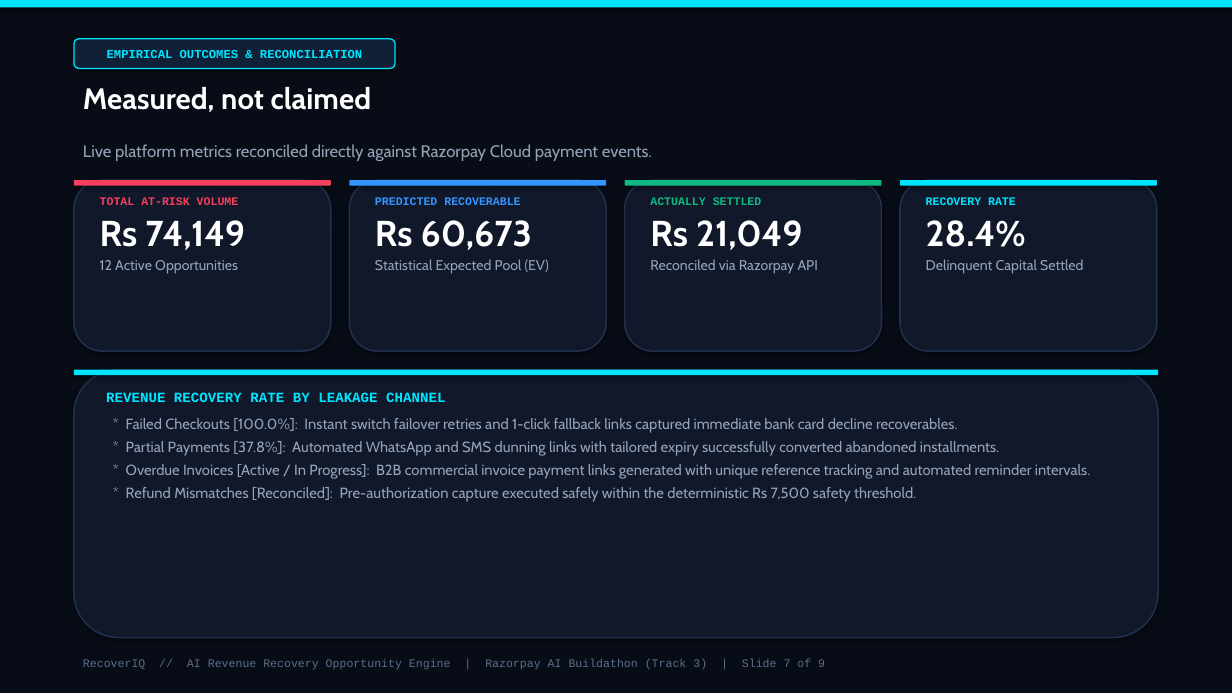
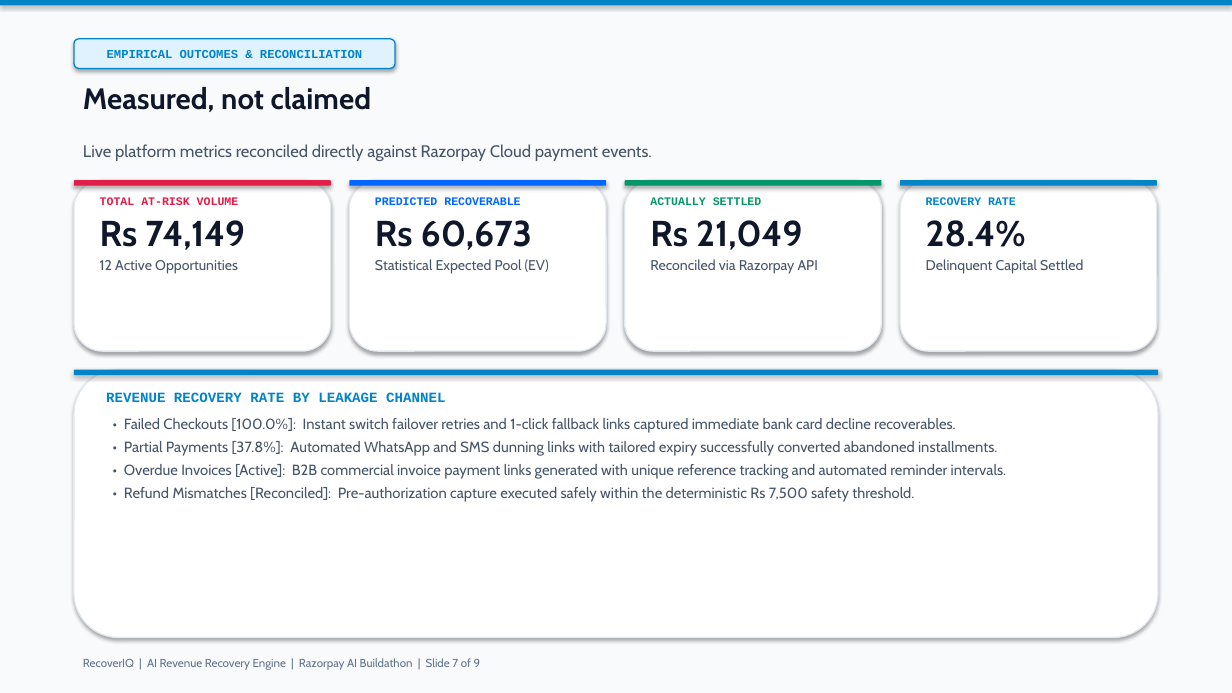
Before and after one commit to Yaswanthraju-Rallabandi/RecoverIQ-Intelligent-Revenue-Recovery-Platform, a slide deck: slide 7 of RecoverIQ_Razorpay_AI_Buildathon.pptx. Drawn at 1232x693 pixels with LibreOffice and Linux fonts; fonts in the diff are those of the drawing. Boxes give left, top, right and bottom in pixels: in the first picture for what was removed or moved away, otherwise in the second. Text is boxed around its words. In the diff, an @@ line names an element or a change of style, - is before the commit and + after.

Commit message:
style: convert presentation deck to professional corporate light theme

```diff
--- a/RecoverIQ_Razorpay_AI_Buildathon.pptx
+++ b/RecoverIQ_Razorpay_AI_Buildathon.pptx
@@ rectangle at (x1=0, y1=0, x2=1232, y2=693): fill #080C16 to #F8FAFC @@
@@ fill #00E5FF to #0284C7 in 3 elements at (x1=900, y1=180, x2=1157, y2=186), (x1=74, y1=370, x2=1158, y2=375), (x1=0, y1=0, x2=1232, y2=6) @@
@@ rounded rectangle "EMPIRICAL OUTCOMES & RECONCILIATION" at (x1=74, y1=39, x2=396, y2=68): text colour #00E5FF to #0284C7; fill #102036 to #E0F2FE; outline #00E5FF 1 pt to #0284C7 1 pt @@
@@ text "Measured, not claimed" at (x1=83, y1=87, x2=371, y2=112): text colour #FFFFFF to #0F172A @@
@@ text "Live platform metrics reconciled directly ..." at (x1=83, y1=144, x2=652, y2=161): text colour #94A3B8 to #475569 @@
@@ rounded rectangle at (x1=74, y1=180, x2=331, y2=186): fill #F43F5E to #E11D48 @@
@@ text "TOTAL AT-RISK VOLUME" at (x1=100, y1=197, x2=245, y2=274): text colour #F43F5E to #E11D48 in "TOTAL AT-RISK VOLUME"; text colour #FFFFFF to #0F172A in "Rs 74,149"; text colour #94A3B8 to #475569 in "12 Active Opportunities" @@
@@ rounded rectangle at (x1=349, y1=180, x2=606, y2=186): fill #3395FF to #0066FF @@
@@ text "PREDICTED RECOVERABLE" at (x1=375, y1=197, x2=549, y2=274): text colour #3395FF to #0066FF in "PREDICTED RECOVERABLE"; text colour #FFFFFF to #0F172A in "Rs 60,673"; text colour #94A3B8 to #475569 in "Statistical Expected Pool (EV)" @@
@@ rounded rectangle at (x1=625, y1=180, x2=882, y2=186): fill #10B981 to #059669 @@
@@ text "ACTUALLY SETTLED" at (x1=650, y1=197, x2=818, y2=274): text colour #10B981 to #059669 in "ACTUALLY SETTLED"; text colour #FFFFFF to #0F172A in "Rs 21,049"; text colour #94A3B8 to #475569 in "Reconciled via Razorpay API" @@
@@ text "RECOVERY RATE" at (x1=926, y1=197, x2=1083, y2=274): text colour #00E5FF to #0284C7 in "RECOVERY RATE"; text colour #FFFFFF to #0F172A in "28.4%"; text colour #94A3B8 to #475569 in "Delinquent Capital Settled" @@
@@ fill #10182A to #FFFFFF; outline #21304D 1.2 pt to #E2E8F0 1 pt in 5 elements at (x1=74, y1=180, x2=331, y2=351), (x1=349, y1=180, x2=606, y2=351), (x1=625, y1=180, x2=882, y2=351), (x1=900, y1=180, x2=1157, y2=351), (x1=74, y1=370, x2=1158, y2=638) @@
@@ text at (x1=106, y1=392, x2=445, y2=402): text colour #00E5FF to #0284C7 in "REVENUE RECOVERY RATE BY LEAKAGE CHANNEL" @@
@@ text at (x1=124, y1=418, x2=1006, y2=502): text changed; text colour #94A3B8 to #475569 @@
-* Failed Checkouts [100.0%]: Instant switch failover retries and 1-click fallback links captured immediate bank card decline recoverables.
-* Partial Payments [37.8%]: Automated WhatsApp and SMS dunning links with tailored expiry successfully converted abandoned installments.
-* Overdue Invoices [Active / In Progress]: B2B commercial invoice payment links generated with unique reference tracking and automated reminder intervals.
-* Refund Mismatches [Reconciled]: Pre-authorization capture executed safely within the deterministic Rs 7,500 safety threshold.
+• Failed Checkouts [100.0%]: Instant switch failover retries and 1-click fallback links captured immediate bank card decline recoverables.
+• Partial Payments [37.8%]: Automated WhatsApp and SMS dunning links with tailored expiry successfully converted abandoned installments.
+• Overdue Invoices [Active]: B2B commercial invoice payment links generated with unique reference tracking and automated reminder intervals.
+• Refund Mismatches [Reconciled]: Pre-authorization capture executed safely within the deterministic Rs 7,500 safety threshold.
@@ text at (x1=83, y1=658, x2=481, y2=670): text changed; font Courier New to Cabin; text colour #5A6E8C to #64748B @@
-RecoverIQ // AI Revenue Recovery Opportunity Engine | Razorpay AI Buildathon (Track 3) | Slide 7 of 9
+RecoverIQ | AI Revenue Recovery Engine | Razorpay AI Buildathon | Slide 7 of 9
```
Also in this commit, not shown: 8 other slides changed, 1 other file.
